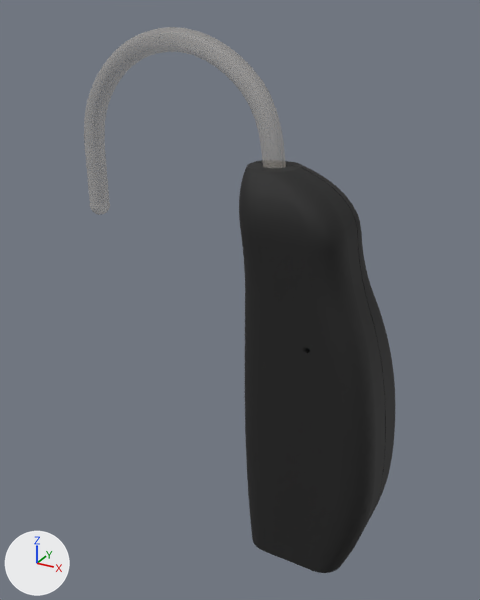
The glTF model public/cad/cue-bte.glb, before and after one commit.
The view is the same before and after, from a camera (50 mm lens) standing at (26.4, -67.6, 41.3) and looking at (-11.2, 0.9, 7.1). Arrows for +X, +Y and +Z are at lower left; the lights stay in place. The older version comes first.

Objects in the first picture: 'body-shell-1', 'body-shell-2', 'ear-hook-7'.
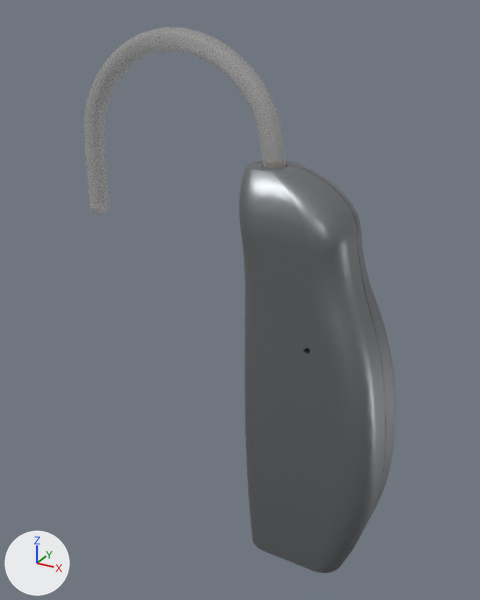
Boxes [x1, y1, x2, y2] around the edits, measured in the pictures (480 x 600 px):
'body-shell-2', recoloured, surface changed (black to grey)
    both: [239, 162, 385, 573]
'body-shell-1', recoloured, surface changed
    both: [256, 160, 395, 516]

What changed in the scene script:
```text
Change mat_body_shell_1:
    mat_body_shell_1.base_color: (0.0116, 0.0116, 0.0116) -> (0.254, 0.266, 0.279)  # black #1c1c1c -> grey #8a8d90
    mat_body_shell_1.roughness: 0.75 -> 0.42
    mat_body_shell_1.metallic: 0.0 -> 0.8
Change mat_body_shell_2:
    mat_body_shell_2.base_color: (0.0116, 0.0116, 0.0116) -> (0.254, 0.266, 0.279)  # black #1c1c1c -> grey #8a8d90
    mat_body_shell_2.roughness: 0.75 -> 0.42
    mat_body_shell_2.metallic: 0.0 -> 0.8
```
